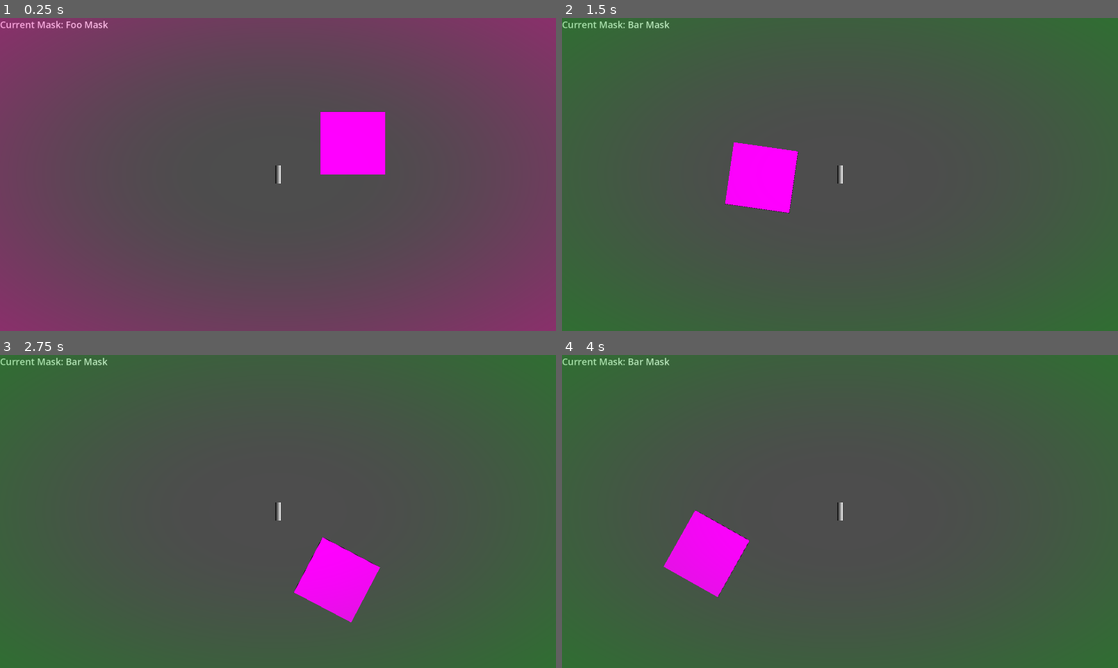
Above: before the commit, frames 1-4 (two rows, left to right).
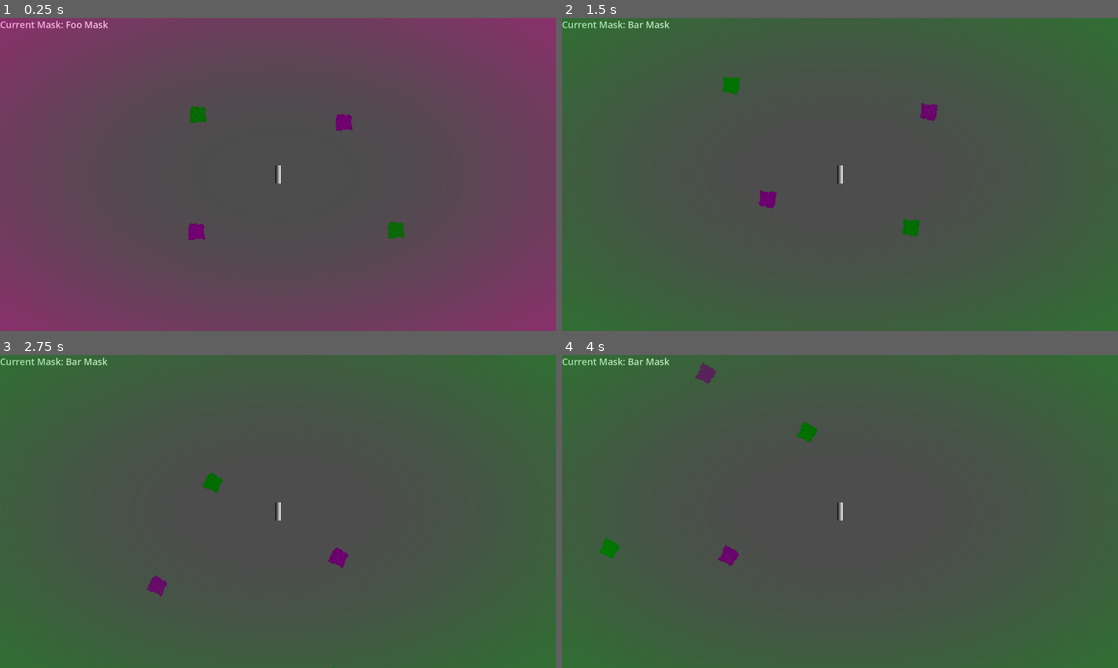
Above: after the commit, the same moments.

Repository: ccoors/mask
Game: Godot game, scene res://scenes/main_scene.tscn
Same seed, same stepped clock (60 frames per second), same inputs: the game is played once before the commit and once after it.
Inputs:
- Up to frame 1 (0.25 s): no input
- Up to frame 2 (1.5 s): tap Enter at 0.5 s; hold Right (right) 0.53-1.28 s; tap 1 (mask_1) at 0.6 s; tap 2 (mask_2) at 0.8, 1.35 s; hold Down (down) from 1.28 s (still down)
- Up to frame 3 (2.75 s): tap 1 (mask_1) at 1.55, 2.1 s; release Down (down) at 2.03 s; hold Right (right) from 2.03 s (still down); tap 2 (mask_2) at 2.3 s
- Up to frame 4 (4 s): release Right (right) at 2.78 s; hold Up (up) 2.78-3.53 s; tap 2 (mask_2) at 2.85, 3.8 s; tap 1 (mask_1) at 3.05, 3.6 s; hold Left (left) from 3.53 s (still down)

The runs differ from the first frame. In frame 1, 2.8% of the frame differs, in the area x 33-73%, y 28-72%; in frame 2, 2.8%; in frame 3, 2.6%; in frame 4, 2.8%, in the area x 6-46%, y 2-78%.

Commit message:
feat: level with custom collision masks

Diff:
--- a/project.godot
+++ b/project.godot
@@ -62,6 +62,15 @@
 ]
 }
 
+[layer_names]
+
+2d_physics/layer_1="main"
+2d_physics/layer_2="mask_1"
+2d_physics/layer_3="mask_2"
+2d_physics/layer_4="mask_3"
+2d_physics/layer_5="mask_4"
+2d_physics/layer_6="mask_5"
+
 [physics]
 
 3d/physics_engine="Jolt Physics"
--- /dev/null
+++ b/scenes/level.tscn
@@ -0,0 +1,23 @@
+[gd_scene format=3 uid="uid://coeqlhbyqq13y"]
+
+[ext_resource type="PackedScene" uid="uid://dagc7aeddyrf4" path="res://scenes/stein.tscn" id="1_2q6dc"]
+
+[node name="level" type="Node2D" unique_id=77777411]
+
+[node name="Sprite2D" parent="." unique_id=281077795 instance=ExtResource("1_2q6dc")]
+position = Vector2(408, 193)
+color = Color(0, 1, 0, 1)
+layer = 3
+
+[node name="Sprite2D2" parent="." unique_id=2068476046 instance=ExtResource("1_2q6dc")]
+position = Vector2(228, -179)
+color = Color(1, 0, 1, 1)
+
+[node name="Sprite2D3" parent="." unique_id=544800915 instance=ExtResource("1_2q6dc")]
+position = Vector2(-281, 198)
+color = Color(1, 0, 1, 1)
+
+[node name="Sprite2D4" parent="." unique_id=674951328 instance=ExtResource("1_2q6dc")]
+position = Vector2(-276, -206)
+color = Color(0, 1, 0, 1)
+layer = 3
--- a/scenes/main_scene.tscn
+++ b/scenes/main_scene.tscn
@@ -2,6 +2,7 @@
 
 [ext_resource type="Script" uid="uid://b4fibos4tkkv8" path="res://scenes/main_scene.gd" id="1_7ykc4"]
 [ext_resource type="PackedScene" uid="uid://canf8l0o81yey" path="res://scenes/player.tscn" id="1_w2twt"]
+[ext_resource type="PackedScene" uid="uid://coeqlhbyqq13y" path="res://scenes/level.tscn" id="2_gubc5"]
 [ext_resource type="PackedScene" uid="uid://cd1n8io8yoe1u" path="res://scenes/ui.tscn" id="2_pw63i"]
 [ext_resource type="Shader" uid="uid://daml0425ewole" path="res://assets/shaders/tint.gdshader" id="4_pu3yx"]
 
@@ -12,13 +13,10 @@
 shader_parameter/vignette_strength = 1.0
 shader_parameter/vignette_color = Color(0, 0, 0, 0)
 
-[sub_resource type="NoiseTexture2D" id="NoiseTexture2D_w2twt"]
-
-[sub_resource type="RectangleShape2D" id="RectangleShape2D_w2twt"]
-size = Vector2(225.5, 215.5)
-
 [node name="Main" type="Node2D" unique_id=449981256]
 script = ExtResource("1_7ykc4")
+
+[node name="level" parent="." unique_id=77777411 instance=ExtResource("2_gubc5")]
 
 [node name="player" parent="." unique_id=1887347588 instance=ExtResource("1_w2twt")]
 
@@ -49,17 +47,4 @@
 grow_horizontal = 1
 grow_vertical = 1
 
-[node name="Sprite2D" type="Sprite2D" parent="." unique_id=857742889]
-position = Vector2(257.75, -108.75001)
-scale = Vector2(0.43847653, 0.4208984)
-texture = SubResource("NoiseTexture2D_w2twt")
-
-[node name="StaticBody2D" type="StaticBody2D" parent="Sprite2D" unique_id=1316023785]
-position = Vector2(-587.83075, 258.37592)
-scale = Vector2(2.2806237, 2.3758702)
-
-[node name="CollisionShape2D" type="CollisionShape2D" parent="Sprite2D/StaticBody2D" unique_id=790811567]
-position = Vector2(258.25, -108.75)
-shape = SubResource("RectangleShape2D_w2twt")
-
 [connection signal="mask_changed" from="player" to="." method="_on_player_mask_changed"]
--- a/scenes/player.gd
+++ b/scenes/player.gd
@@ -11,21 +11,34 @@
         "name": "Foo Mask",
         "input_action": "mask_1",
         "tint_color": Color(0.938, 0.0, 0.62, 0.5),
+        "collision_mask": 2,
     },
     {
         "name": "Bar Mask",
         "input_action": "mask_2",
         "tint_color": Color(0.0, 0.65, 0.025, 0.5),
+        "collision_mask": 3,
     },
 ]
 
 func _ready() -> void:
-    mask_changed.emit(MASKS[0])
+    set_mask(0)
+
+func set_mask(idx: int) -> void:
+    var mask = MASKS[idx]
+    mask_changed.emit(MASKS[idx])
+    var set_mask = 0
+    print("--")
+    for i in range(5):
+        if mask["collision_mask"] != i:
+            print("Set bit ", i)
+            set_mask |= (1 << i)
+    collision_mask = set_mask
 
 func _process(delta: float) -> void:
-    for mask in MASKS:
-        if Input.is_action_just_pressed(mask["input_action"]):
-            mask_changed.emit(mask)
+    for n in range(MASKS.size()):
+        if Input.is_action_just_pressed(MASKS[n]["input_action"]):
+            set_mask(n)
 
 func _physics_process(delta: float) -> void:
     var direction := Input.get_vector("left", "right", "up", "down")
--- /dev/null
+++ b/scenes/stein.gd
@@ -0,0 +1,12 @@
+extends Sprite2D
+
+@export var color: Color = Color.WHITE:
+    get:
+        return modulate
+    set(value):
+        modulate = value
+
+@export var layer: int = 2
+
+func _ready():
+    %StaticBody2D.collision_layer = (1 << layer)
--- /dev/null
+++ b/scenes/stein.tscn
@@ -0,0 +1,15 @@
+[gd_scene format=3 uid="uid://dagc7aeddyrf4"]
+
+[ext_resource type="Texture2D" uid="uid://fa4o2d3025u6" path="res://assets/sprites/stein.png" id="1_v1842"]
+[ext_resource type="Script" uid="uid://bha6efaaiqwwb" path="res://scenes/stein.gd" id="2_o22ls"]
+
+[node name="Sprite2D" type="Sprite2D" unique_id=281077795]
+texture = ExtResource("1_v1842")
+script = ExtResource("2_o22ls")
+
+[node name="StaticBody2D" type="StaticBody2D" parent="." unique_id=1525253104]
+unique_name_in_owner = true
+collision_layer = 2
+
+[node name="CollisionPolygon2D" type="CollisionPolygon2D" parent="StaticBody2D" unique_id=326697190]
+polygon = PackedVector2Array(1, -30.1, -14, -28.9, -14, -30, -23, -30, -23, -29, -25, -29, -25, -27, -26, -27, -26, -20.4, -26.4, -20, -27.8, -20, -28.8, -15, -30.1, -15, -28.9, 4, -28.3, 4, -30, 8.799999, -30, 15.400002, -28.4, 17, -28, 19, -28, 19.8, -28, 22.400002, -30, 23.400002, -30, 27.900002, -13.1, 30, -8.6, 30, -6, 27.400002, -6, 26.599998, 0, 24.7, 0, 24, 1, 24, 1, 26, 6.299999, 26, 9.299999, 24, 16.599998, 24, 17, 24.400002, 17, 26, 19, 26, 19, 27, 30.2, 27, 29, 18.900002, 29, 9.700001, 25.599998, 4, 25.7, 3, 27, 3, 27, -1.3999996, 25, -3.3999996, 25, -8.799999, 25.599998, -10, 26.8, -10, 28, -15.9, 28, -21.5, 24, -24.5, 24, -25.8, 20, -26.8, 20, -28, 9.5, -28, 6.5, -24, 5, -25.4, 5, -26.6, 1, -28.6)
Binary file added: assets/sprites/stein.aseprite
Binary file added: assets/sprites/stein.png
Not shown, added: assets/sprites/stein.png.import
Not shown, added: scenes/stein.gd.uid
